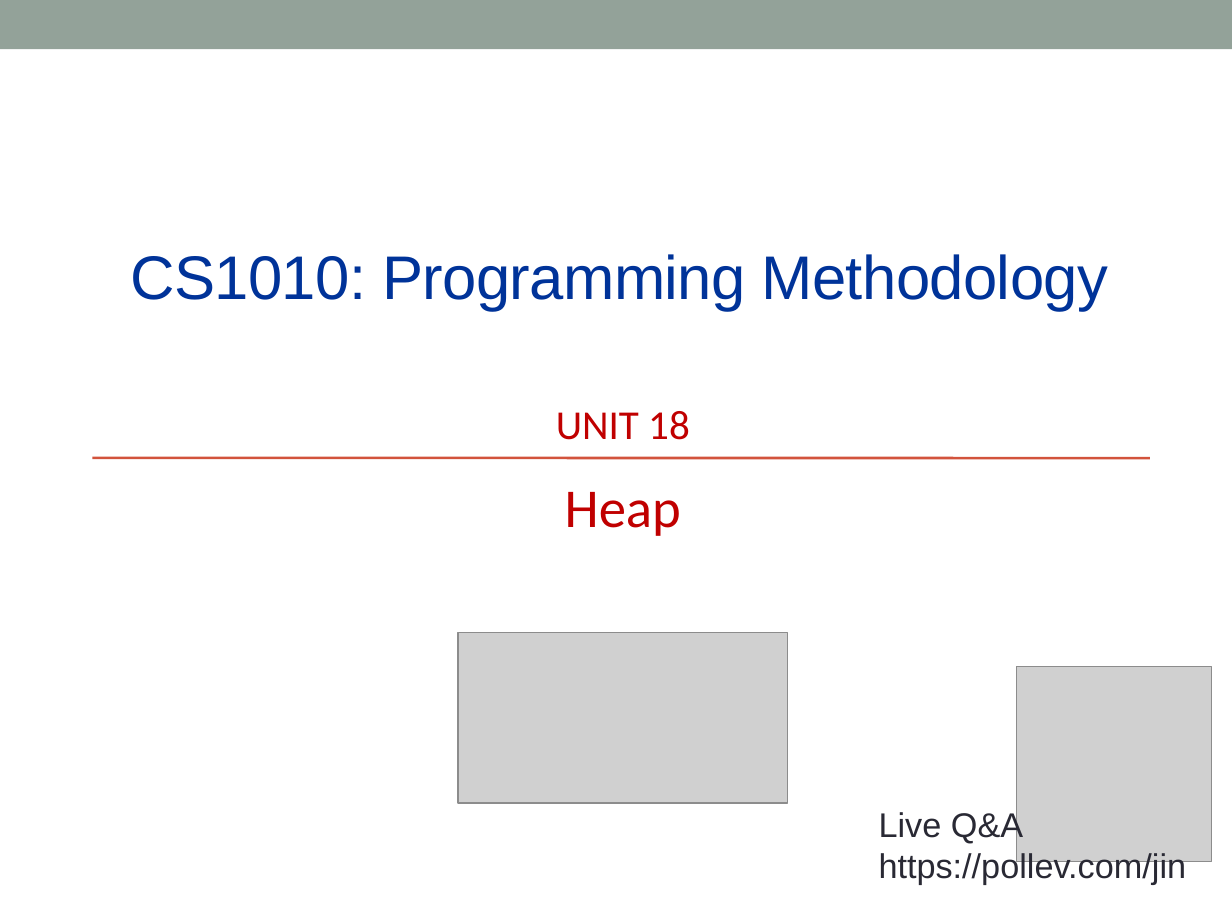
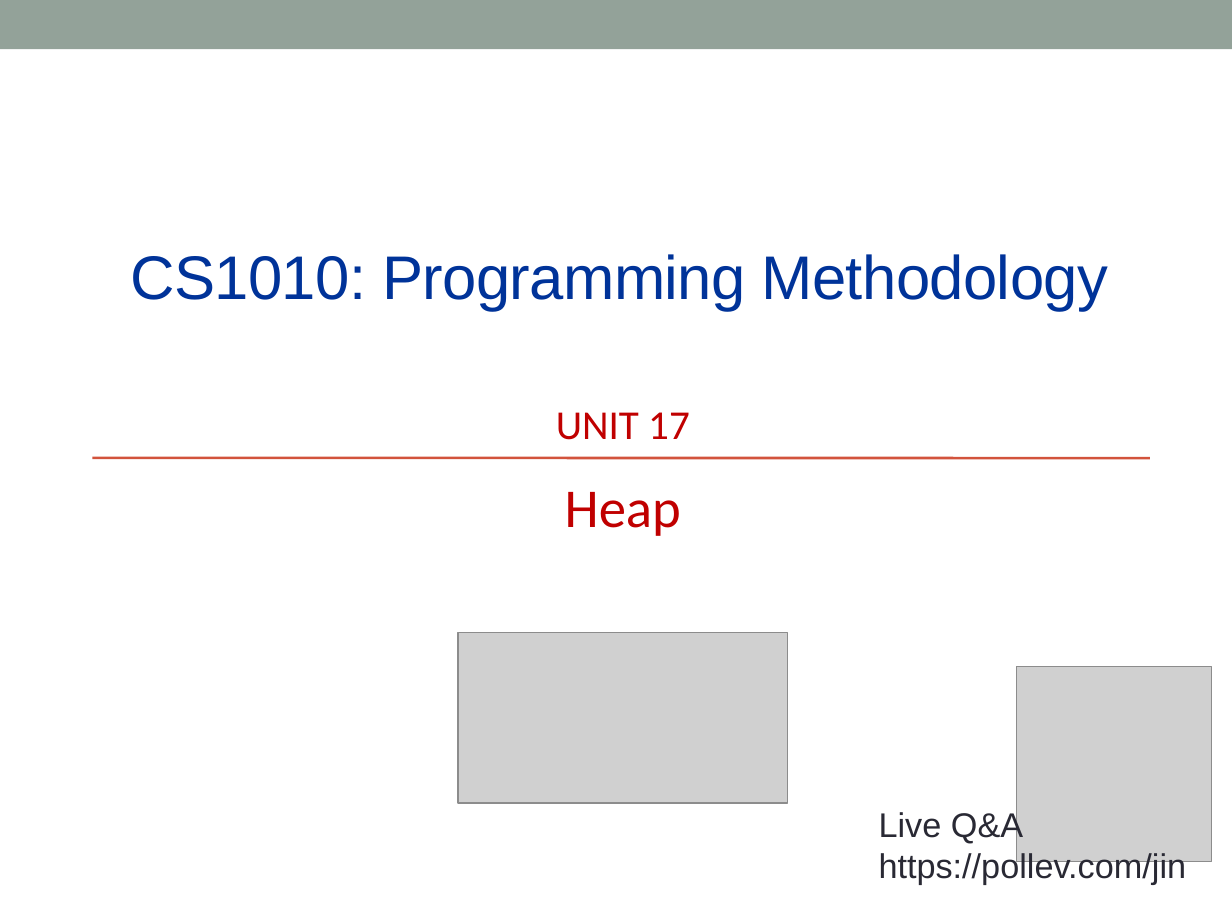
Before and after one commit to nus-cs1010-2425-s2/website, a slide deck: slide 1 of slides/Unit17_Heap.pptx. Drawn at 1232x924 pixels with LibreOffice and Linux fonts; fonts in the diff are those of the drawing; grey boxes stand for pictures. Boxes give left, top, right and bottom in pixels: in the first picture for what was removed or moved away, otherwise in the second. Text is boxed around its words. In the diff, an @@ line names an element or a change of style, - is before the commit and + after.

```diff
--- a/slides/Unit17_Heap.pptx
+++ b/slides/Unit17_Heap.pptx
@@ text at (x1=556, y1=412, x2=690, y2=440): text changed @@
-UNIT 18
+UNIT 17
```
Also in this commit, not shown: 1 other slide changed, 3 other files.
